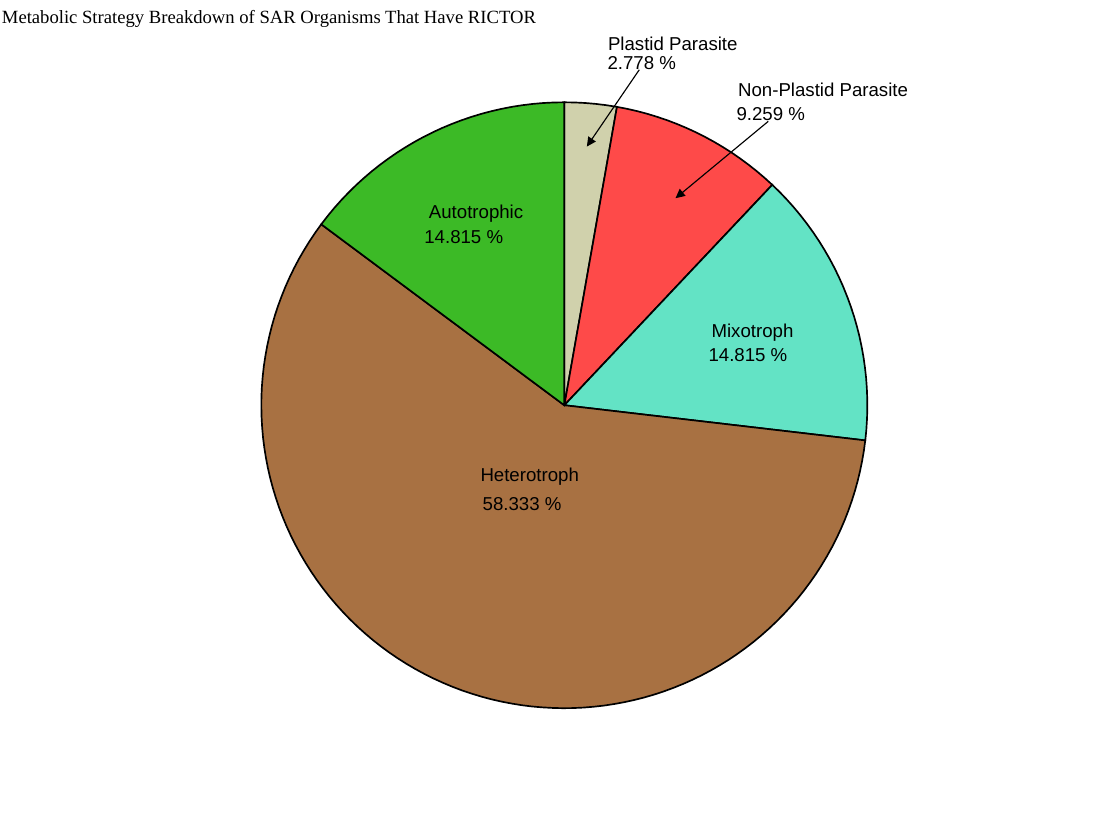
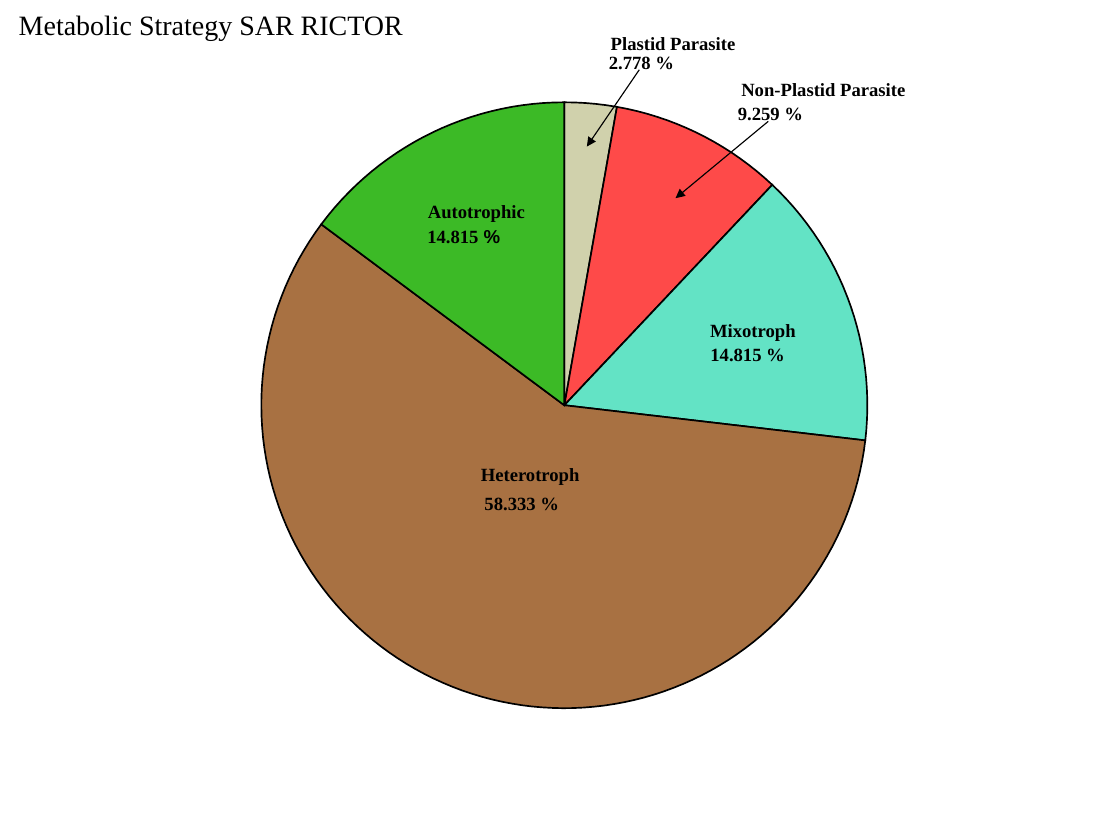
Before and after one commit to Dellaraam/TOR_phylogenetics, a slide deck: slide 1 of Images/Figures_To_Review/PieCharts_Metabolic/SAR/SARWithRictorv2.pptx. Drawn at 1120x840 pixels with LibreOffice and Linux fonts; fonts in the diff are those of the drawing. Boxes give left, top, right and bottom in pixels: in the first picture for what was removed or moved away, otherwise in the second. Text is boxed around its words. In the diff, an @@ line names an element or a change of style, - is before the commit and + after.

```diff
--- a/Images/Figures_To_Review/PieCharts_Metabolic/SAR/SARWithRictorv2.pptx
+++ b/Images/Figures_To_Review/PieCharts_Metabolic/SAR/SARWithRictorv2.pptx
@@ text at (19, 15, 403, 40): text changed; size 12 to 18 pt @@
-Metabolic Strategy Breakdown of SAR Organisms That Have RICTOR
+Metabolic Strategy SAR RICTOR
@@ font Arial to Times New Roman, bold on in 9 elements at (611, 37, 735, 51), (609, 56, 651, 74), (741, 83, 905, 97), (738, 107, 780, 125), (710, 324, 796, 341), (710, 348, 761, 362), (481, 468, 580, 485), (484, 497, 535, 510), (428, 205, 525, 222) @@
@@ text "14.815 %" at (427, 230, 478, 243): font Arial to Times New Roman in "14.815"; bold on @@
```
Also in this commit, not shown: 5 other files.
